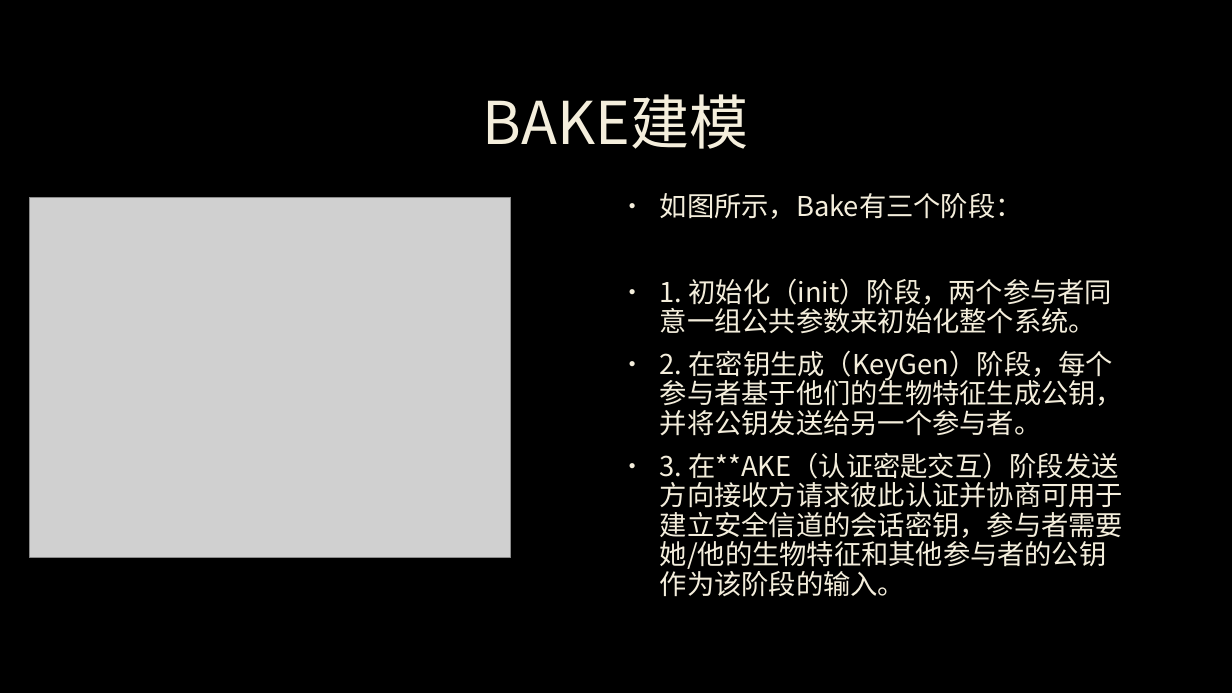
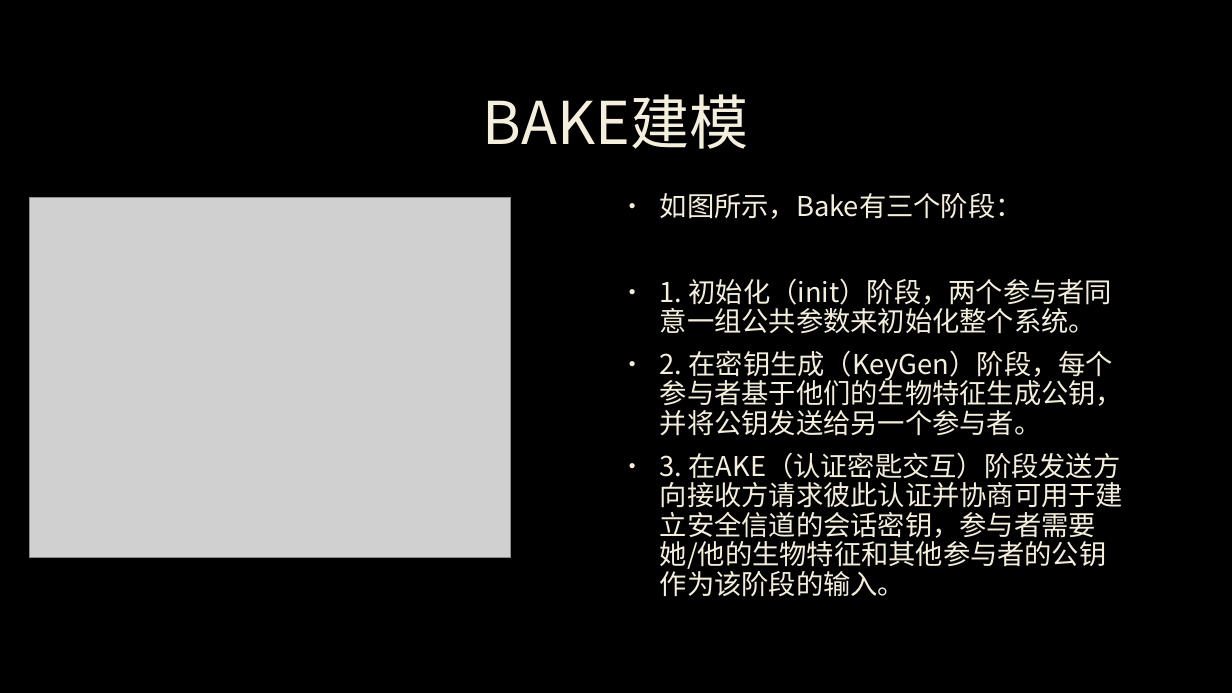
Before and after one commit to ajwlforever/Cryptography-Assignment, a slide deck: slide 12 of Biometrics-Authenticated Key Exchange for Secure Messaging.pptx. Drawn at 1232x693 pixels with LibreOffice and Linux fonts; fonts in the diff are those of the drawing; grey boxes stand for pictures; background and template pictures are left out. Boxes give left, top, right and bottom in pixels: in the first picture for what was removed or moved away, otherwise in the second. Text is boxed around its words. In the diff, an @@ line names an element or a change of style, - is before the commit and + after.

```diff
--- a/Biometrics-Authenticated Key Exchange for Secure Messaging.pptx
+++ b/Biometrics-Authenticated Key Exchange for Secure Messaging.pptx
@@ text at box(660, 452, 1123, 597): text changed @@
-• 3. 在**AKE（认证密匙交互）阶段发送方向接收方请求彼此认证并协商可用于建立安全信道的会话密钥，参与者需要她/他的生物特征和其他参与者的公钥作为该阶段的输入。
+• 3. 在AKE（认证密匙交互）阶段发送方向接收方请求彼此认证并协商可用于建立安全信道的会话密钥，参与者需要她/他的生物特征和其他参与者的公钥作为该阶段的输入。
```
Also in this commit, not shown: 6 slides added, 4 other files.
